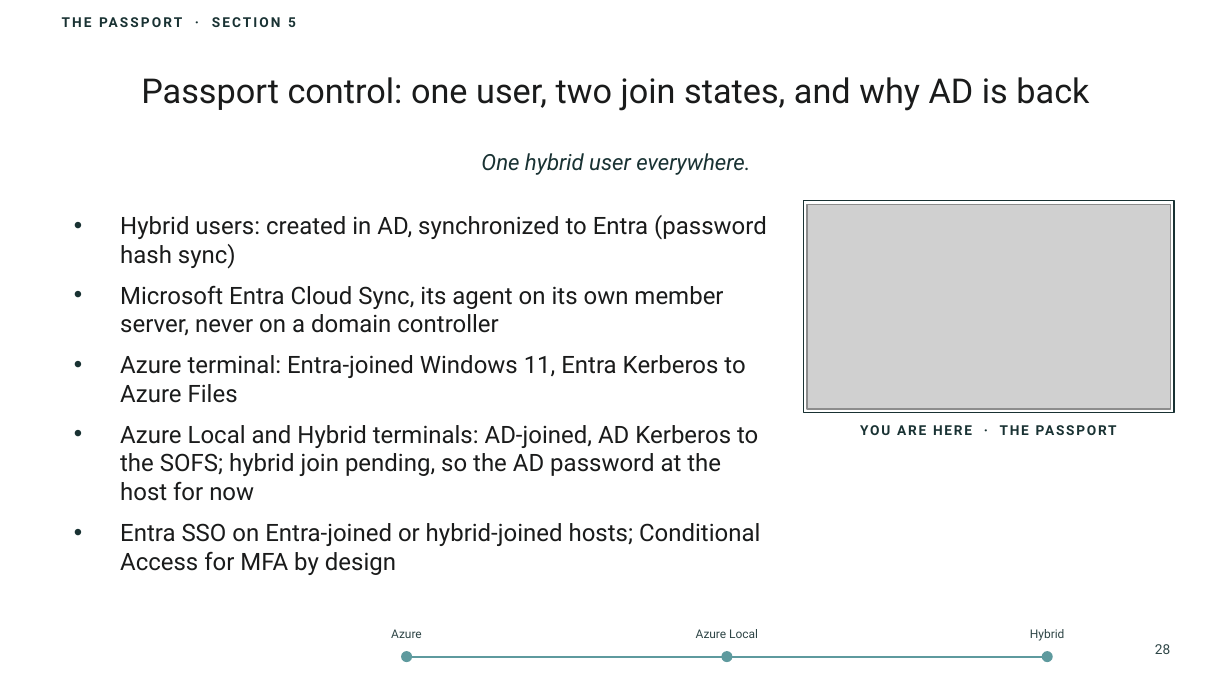
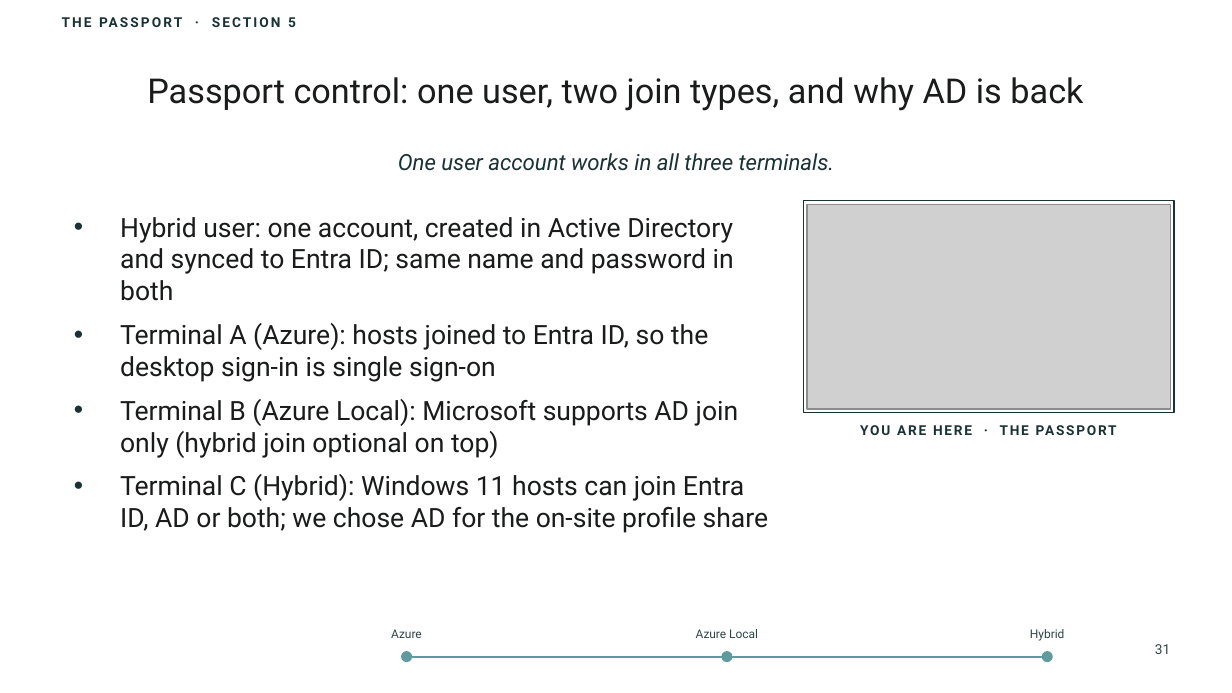
Before and after one commit to thisismydemo/nic2026_avd, a slide deck: slide 31 of presentation/AVD_Anywhere_NIC2026.pptx (slide 28 before the commit). Drawn at 1232x693 pixels with LibreOffice and Linux fonts; fonts in the diff are those of the drawing; grey boxes stand for pictures; background and template pictures are left out. Boxes give left, top, right and bottom in pixels: in the first picture for what was removed or moved away, otherwise in the second. Text is boxed around its words. In the diff, an @@ line names an element or a change of style, - is before the commit and + after.

```diff
--- a/presentation/AVD_Anywhere_NIC2026.pptx
+++ b/presentation/AVD_Anywhere_NIC2026.pptx
@@ title at (147, 77, 1083, 111): text changed @@
-Passport control: one user, two join states, and why AD is back
+Passport control: one user, two join types, and why AD is back
@@ text at (398, 153, 834, 171): text changed @@
-One hybrid user everywhere.
+One user account works in all three terminals.
@@ text at (120, 217, 768, 533): text changed; size 14 to 15.5 pt @@
-• Hybrid users: created in AD, synchronized to Entra (password hash sync)
-• Microsoft Entra Cloud Sync, its agent on its own member server, never on a domain controller
-• Azure terminal: Entra-joined Windows 11, Entra Kerberos to Azure Files
-• Azure Local and Hybrid terminals: AD-joined, AD Kerberos to the SOFS; hybrid join pending, so the AD password at the host for now
-• Entra SSO on Entra-joined or hybrid-joined hosts; Conditional Access for MFA by design
+• Hybrid user: one account, created in Active Directory and synced to Entra ID; same name and password in both
+• Terminal A (Azure): hosts joined to Entra ID, so the desktop sign-in is single sign-on
+• Terminal B (Azure Local): Microsoft supports AD join only (hybrid join optional on top)
+• Terminal C (Hybrid): Windows 11 hosts can join Entra ID, AD or both; we chose AD for the on-site profile share
@@ text at (1155, 644, 1170, 654): text changed @@
-28
+31
```
Also in this commit, not shown: 37 other slides changed, 5 slides added, 2 slides removed.
